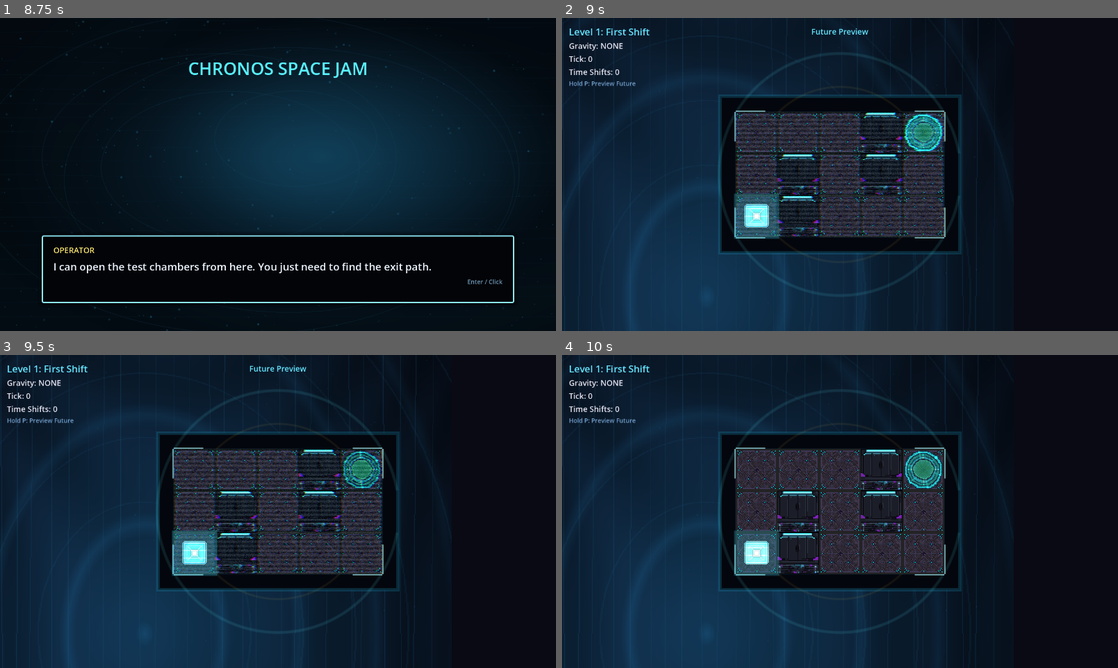
Above: before the commit, frames 1-4 (two rows, left to right).
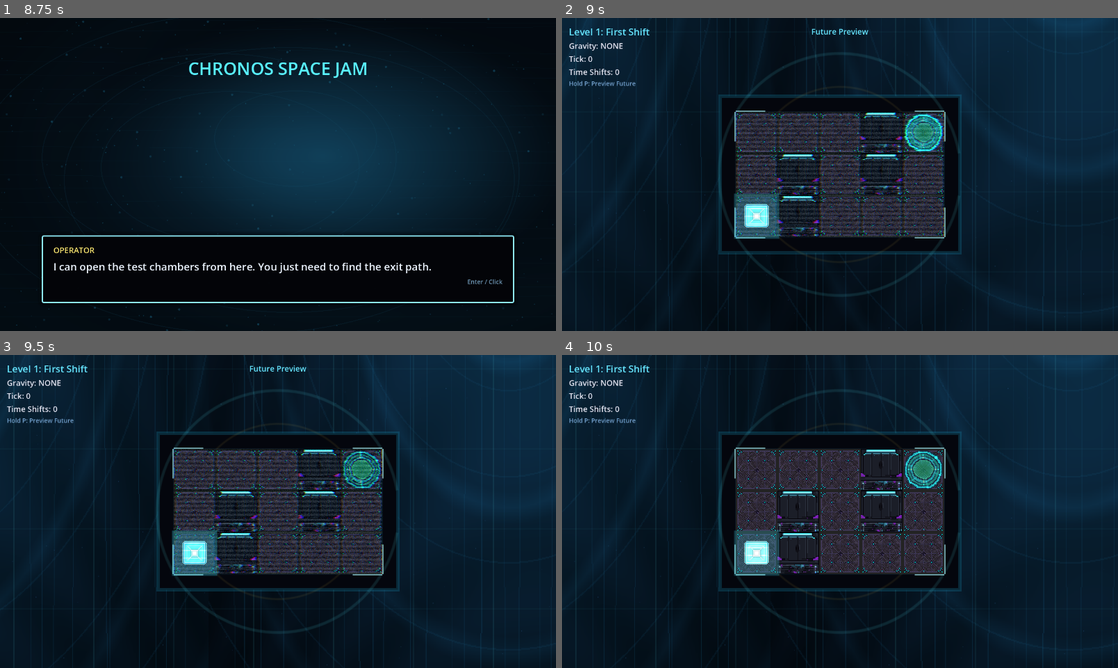
Above: after the commit, the same moments.

Repository: Rivendellspacejam/ChronosSpaceJam
Game: Godot game, scene res://scenes/ui/main_menu.tscn
Two runs of this game, one before a commit and one after it. Both use one fixed random seed, a clock stepped at 60 frames per second and the inputs below. Sound files missing from this copy of the repository are replaced by a short silence.
Inputs (mouse positions are in pixels of both pictures, inside the frame that each line leads up to):
- Up to frame 1 (8.75 s): click "START GAME" at 0.5 s; tap Enter (ui_accept) at 1.25, 2, 4.52, 5.75, 7.52 s; drag from (278, 174) to (333, 105) at 1.27 s; drag from (166, 190) to (250, 237) at 2.02 s; move the mouse to (333, 105) at 2.77 s; hold D (move_right) 2.78-3.5 s; hold P (preview_future) 2.78-3.5 s; drag from (250, 237) to (111, 127) at 3.52 s; move the mouse to (444, 221) at 4.27 s; hold A (move_left) 4.28-5 s; hold P (preview_future) 4.28-5 s; tap R (restart) at 5, 8 s; drag from (111, 127) to (194, 96) at 5.02 s; move the mouse to (305, 174) at 5.77 s; hold S (move_down) 5.78-6.5 s; hold P (preview_future) 5.78-6.5 s; click (305, 174) at 5.92 s; drag from (194, 96) to (166, 190) at 6.52 s; move the mouse to (400, 158) at 7.27 s; hold W (move_up) 7.28-8 s; hold P (preview_future) 7.28-8 s; drag from (166, 190) to (250, 237) at 8.02 s
- Up to frame 2 (9 s): tap Enter (ui_accept) at 8.75 s; move the mouse to (895, 105) at 8.77 s; hold S (move_down) from 8.78 s (still down); hold P (preview_future) from 8.78 s (still down)
- Up to frame 3 (9.5 s): keep holding S (move_down); keep holding P (preview_future)
- Up to frame 4 (10 s): release S (move_down) at 9.5 s; release P (preview_future) at 9.5 s; drag from (812, 574) to (673, 464) at 9.52 s

Frame 1 is identical in both runs. In frame 2, 39% of the frame differs, in the area x 0-100%, y 0-100%; in frame 3, 39%; in frame 4, 39%.

Commit message:
Fill gameplay backdrop across viewport

Diff:
--- a/chronos-space-jam/scripts/arena_backdrop.gd
+++ b/chronos-space-jam/scripts/arena_backdrop.gd
@@ -12,26 +12,40 @@
 var grid_height: int = 0
 var _theme_texture: Texture2D = THEME_GRAVITY
 var _theme_tint: Color = Color(0.58, 0.86, 1.0, 0.58)
+var _theme_base_color: Color = Color(0.015, 0.055, 0.085, 1.0)
+var _theme_line_color: Color = Color(0.38, 0.95, 1.0, 0.16)
 
 func set_theme(level_index: int) -> void:
 	if level_index <= 2:
 		_theme_texture = THEME_GRAVITY
 		_theme_tint = Color(0.58, 0.86, 1.0, 0.58)
+		_theme_base_color = Color(0.015, 0.055, 0.085, 1.0)
+		_theme_line_color = Color(0.38, 0.95, 1.0, 0.16)
 	elif level_index <= 4:
 		_theme_texture = THEME_HAZARD
 		_theme_tint = Color(1.0, 0.45, 0.34, 0.54)
+		_theme_base_color = Color(0.12, 0.025, 0.018, 1.0)
+		_theme_line_color = Color(1.0, 0.24, 0.18, 0.15)
 	elif level_index <= 11:
 		_theme_texture = THEME_PATROL
 		_theme_tint = Color(0.6, 0.75, 1.0, 0.55)
+		_theme_base_color = Color(0.035, 0.05, 0.11, 1.0)
+		_theme_line_color = Color(0.45, 0.68, 1.0, 0.15)
 	elif level_index <= 14:
 		_theme_texture = THEME_GOLD
 		_theme_tint = Color(1.0, 0.82, 0.32, 0.52)
+		_theme_base_color = Color(0.13, 0.082, 0.012, 1.0)
+		_theme_line_color = Color(1.0, 0.78, 0.20, 0.16)
 	elif level_index <= 19:
 		_theme_texture = THEME_BOUNCE
 		_theme_tint = Color(0.42, 1.0, 0.82, 0.54)
+		_theme_base_color = Color(0.012, 0.10, 0.075, 1.0)
+		_theme_line_color = Color(0.35, 1.0, 0.76, 0.15)
 	else:
 		_theme_texture = THEME_PHASE
 		_theme_tint = Color(0.72, 0.58, 1.0, 0.58)
+		_theme_base_color = Color(0.060, 0.035, 0.12, 1.0)
+		_theme_line_color = Color(0.72, 0.52, 1.0, 0.16)
 	queue_redraw()
 
 func configure(width: int, height: int) -> void:
@@ -48,7 +62,9 @@
 	var inner := Rect2(Vector2.ZERO, arena_size)
 	var backdrop_rect := _viewport_backdrop_rect(arena_size)
 
-	draw_texture_rect(_theme_texture, backdrop_rect, false, _theme_tint, true)
+	draw_rect(backdrop_rect, _theme_base_color, true)
+	draw_texture_rect(_theme_texture, backdrop_rect, true, _theme_tint, true)
+	_draw_viewport_theme_grid(backdrop_rect, arena_size * 0.5)
 	draw_rect(outer, Color(0.018, 0.025, 0.05, 1.0), true)
 	draw_rect(outer, Color(0.1, 0.62, 0.78, 0.22), false, 4.0)
 	draw_rect(inner, Color(0.02, 0.04, 0.075, 0.82), true)
@@ -93,7 +109,27 @@
 		var zoom := Vector2(maxf(camera.zoom.x, 0.01), maxf(camera.zoom.y, 0.01))
 		var visible_size := viewport_size / zoom
 		var center := to_local(camera.get_screen_center_position())
-		return Rect2(center - (visible_size * 0.5) - Vector2(160.0, 160.0), visible_size + Vector2(320.0, 320.0))
+		return Rect2(center - (visible_size * 0.5) - Vector2(1200.0, 800.0), visible_size + Vector2(2400.0, 1600.0))
 
-	var padded_size := Vector2(maxf(arena_size.x + 960.0, viewport_size.x), maxf(arena_size.y + 720.0, viewport_size.y))
+	var padded_size := Vector2(maxf(arena_size.x + 2400.0, viewport_size.x), maxf(arena_size.y + 1600.0, viewport_size.y))
 	return Rect2((arena_size - padded_size) * 0.5, padded_size)
+
+func _draw_viewport_theme_grid(rect: Rect2, orbit_center: Vector2) -> void:
+	var spacing := 92.0
+	var start_x: float = floorf(rect.position.x / spacing) * spacing
+	var x: float = start_x
+	while x <= rect.end.x:
+		var alpha := 0.08 + (0.04 * absf(sin(x * 0.011)))
+		draw_line(Vector2(x, rect.position.y), Vector2(x, rect.end.y), Color(_theme_line_color.r, _theme_line_color.g, _theme_line_color.b, alpha), 1.0)
+		x += spacing
+
+	var start_y: float = floorf(rect.position.y / spacing) * spacing
+	var y: float = start_y
+	while y <= rect.end.y:
+		draw_line(Vector2(rect.position.x, y), Vector2(rect.end.x, y), Color(_theme_line_color.r, _theme_line_color.g, _theme_line_color.b, 0.045), 1.0)
+		y += spacing
+
+	var radius_base := maxf(rect.size.x, rect.size.y) * 0.25
+	for index in range(4):
+		var radius := radius_base + float(index * 160)
+		draw_arc(orbit_center, radius, 0.0, TAU, 160, Color(_theme_line_color.r, _theme_line_color.g, _theme_line_color.b, 0.055), 2.0, true)
Not shown, changed: chronos-space-jam/tools/verify_project.py
